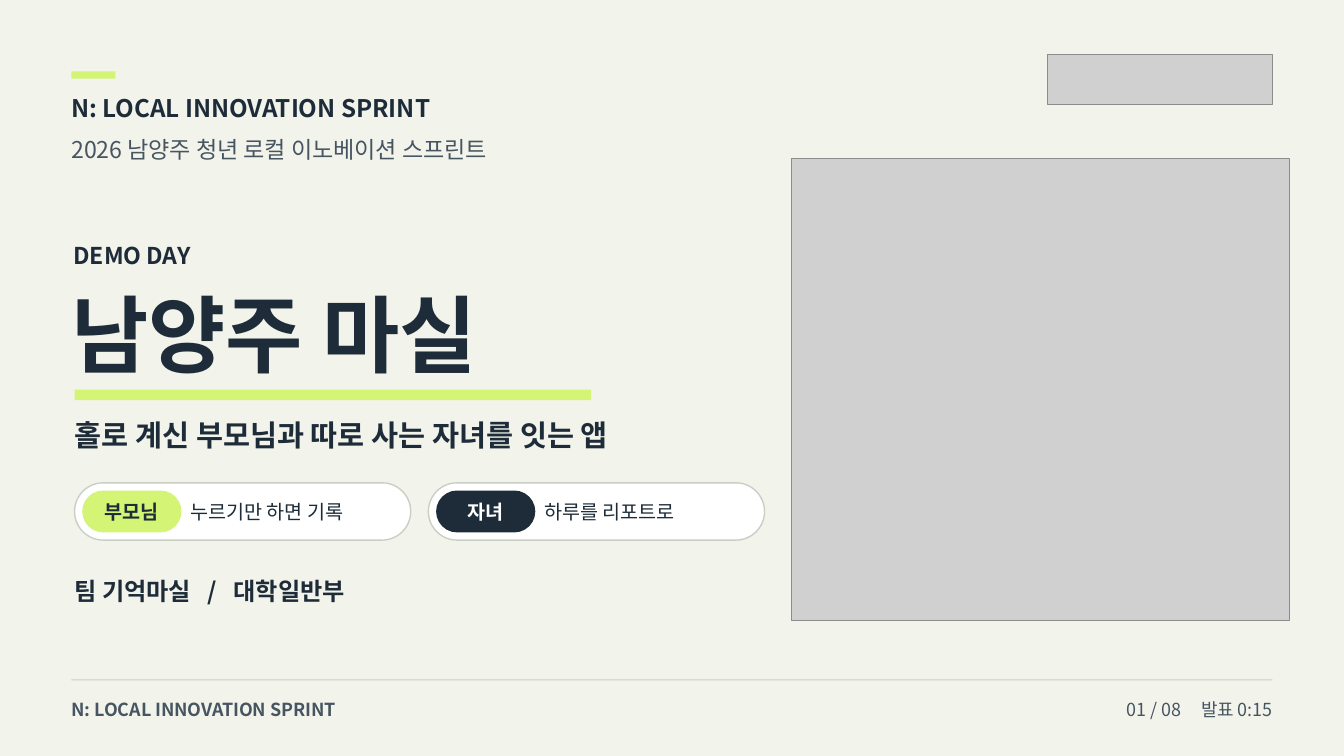
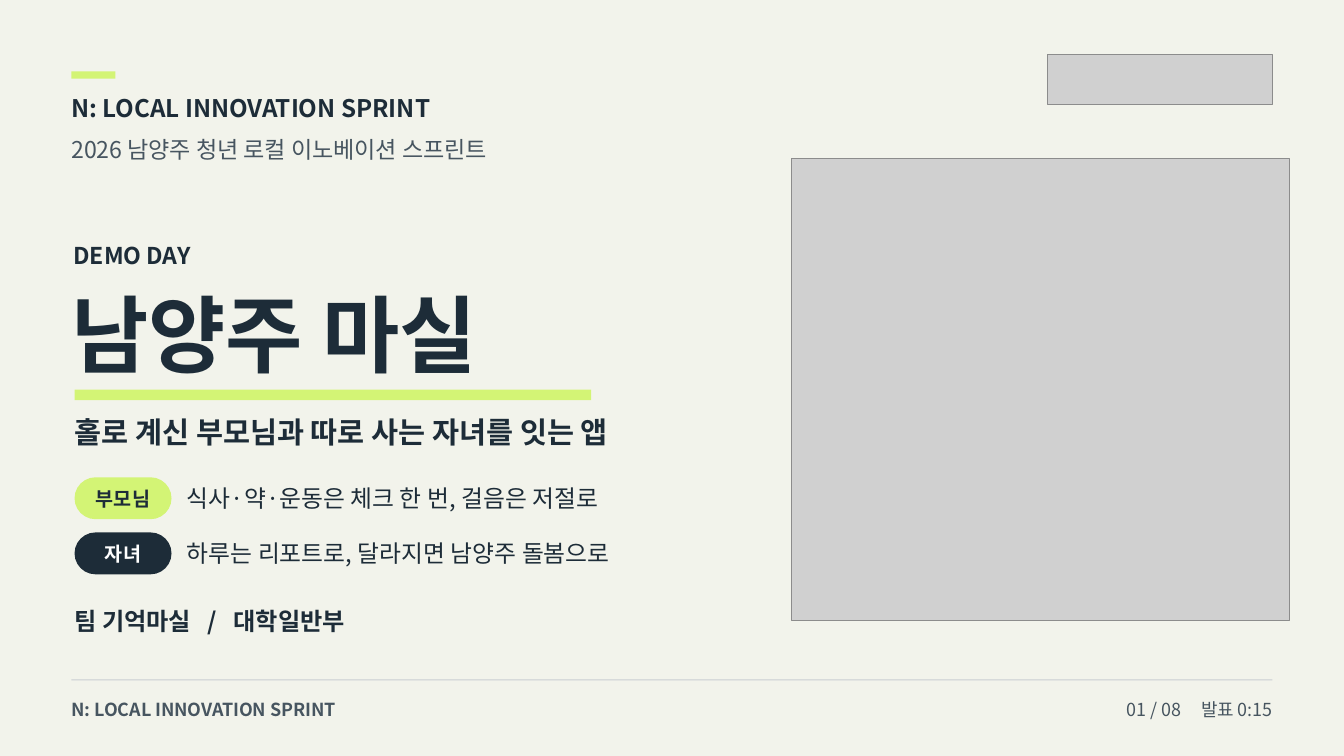
Before and after one commit to howoo101/masil, a slide deck: slide 1 of files/pitch-deck-B.pptx. Drawn at 1344x756 pixels with LibreOffice and Linux fonts; fonts in the diff are those of the drawing; grey boxes stand for pictures. Boxes give left, top, right and bottom in pixels: in the first picture for what was removed or moved away, otherwise in the second. Text is boxed around its words. In the diff, an @@ line names an element or a change of style, - is before the commit and + after.

```diff
--- a/files/pitch-deck-B.pptx
+++ b/files/pitch-deck-B.pptx
@@ text "부모님": place and size @@
-text "부모님" at [105,502,159,521]
+text "부모님" at [96,489,150,508]
@@ rounded rectangle: place and size @@
-rounded rectangle at [83,491,181,533]
+rounded rectangle at [75,478,171,520]
@@ rounded rectangle removed at [75,483,411,540] @@
@@ text added at [187,487,598,511], 17 pt, text #1D2C38 @@
+식사·약·운동은 체크 한 번, 걸음은 저절로
@@ text removed at [190,502,343,521] @@
-누르기만 하면 기록
@@ rounded rectangle removed at [429,483,765,540] @@
@@ text removed at [544,502,675,521] @@
-하루를 리포트로
@@ text "자녀": place and size @@
-text "자녀" at [468,502,504,521]
+text "자녀" at [105,544,141,563]
@@ rounded rectangle: place and size @@
-rounded rectangle at [437,491,535,533]
+rounded rectangle at [75,532,171,575]
@@ text added at [187,542,610,566], 17 pt, text #1D2C38 @@
+하루는 리포트로, 달라지면 남양주 돌봄으로
@@ text "팀 기억마실 / 대학일반부": place and size @@
-text "팀 기억마실 / 대학일반부" at [75,579,345,602]
+text "팀 기억마실 / 대학일반부" at [75,609,345,632]
```
